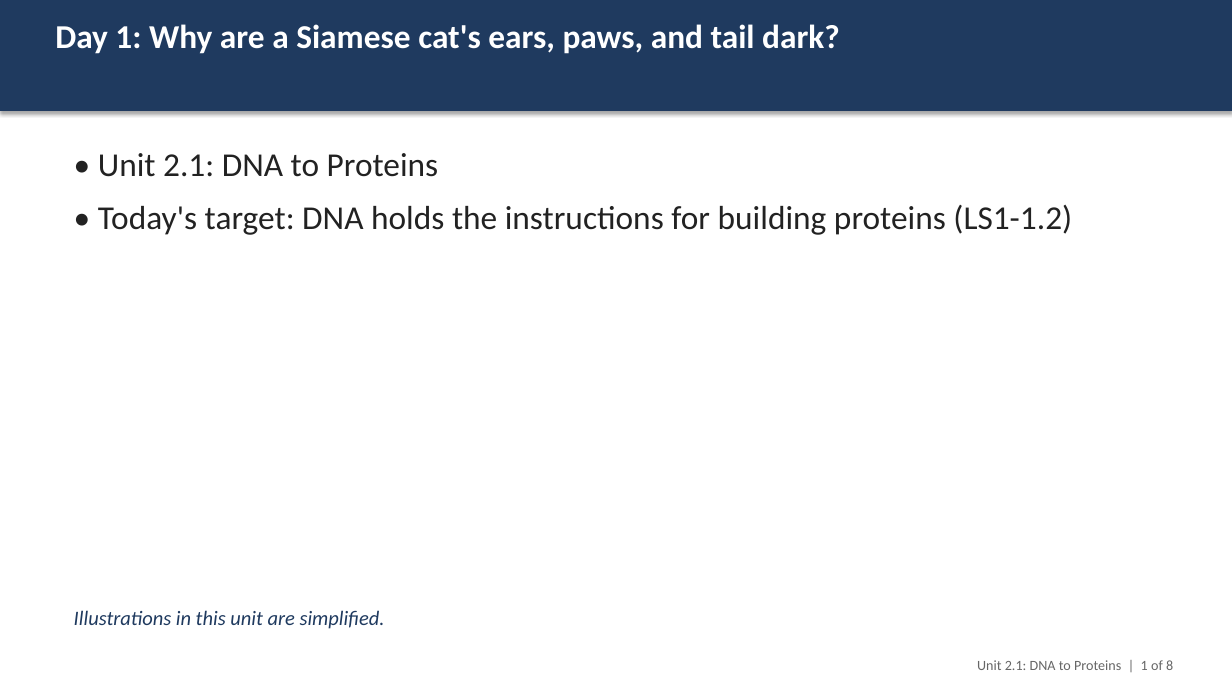
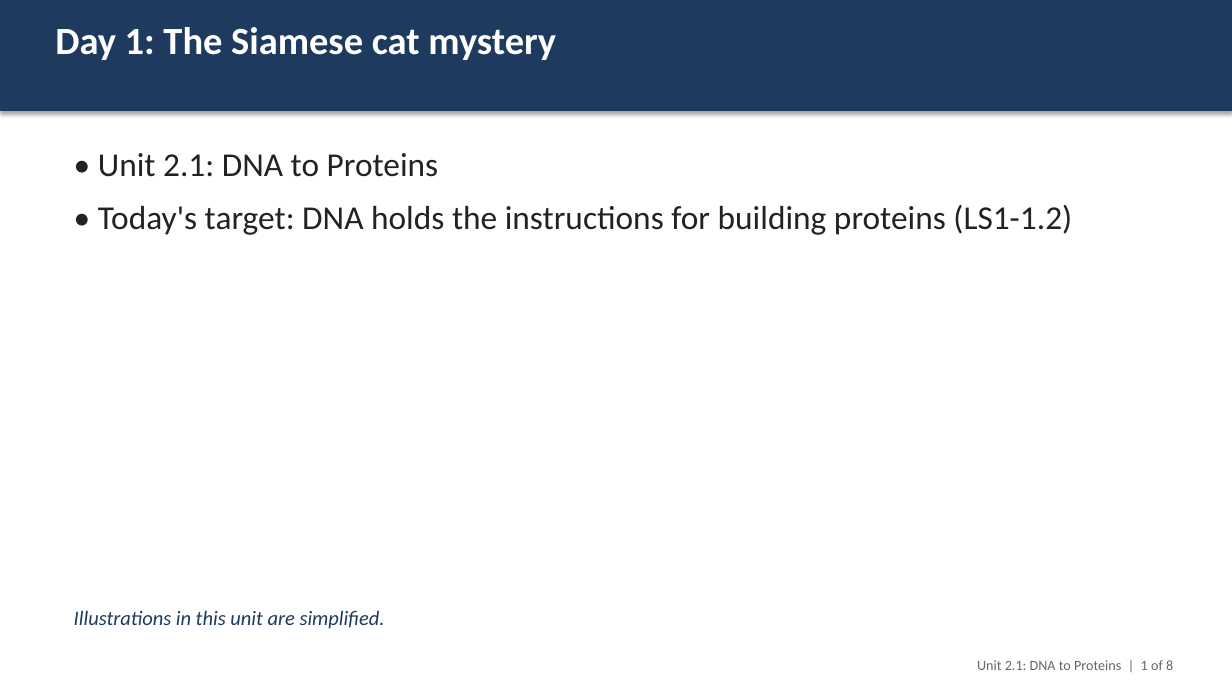
Before and after one commit to ellenrenick/LivingEarth, a slide deck: slide 1 of assessments/HS-LS1-1/slides/Day_1_Launch_with_the_Siamese_cat.pptx. Drawn at 1232x693 pixels with LibreOffice and Linux fonts; fonts in the diff are those of the drawing. Boxes give left, top, right and bottom in pixels: in the first picture for what was removed or moved away, otherwise in the second. Text is boxed around its words. In the diff, an @@ line names an element or a change of style, - is before the commit and + after.

```diff
--- a/assessments/HS-LS1-1/slides/Day_1_Launch_with_the_Siamese_cat.pptx
+++ b/assessments/HS-LS1-1/slides/Day_1_Launch_with_the_Siamese_cat.pptx
@@ text at <box>55,27,556,60</box>: text changed; size 26 to 30 pt @@
-Day 1: Why are a Siamese cat's ears, paws, and tail dark?
+Day 1: The Siamese cat mystery
```
Also in this commit, not shown: 9 other files.
